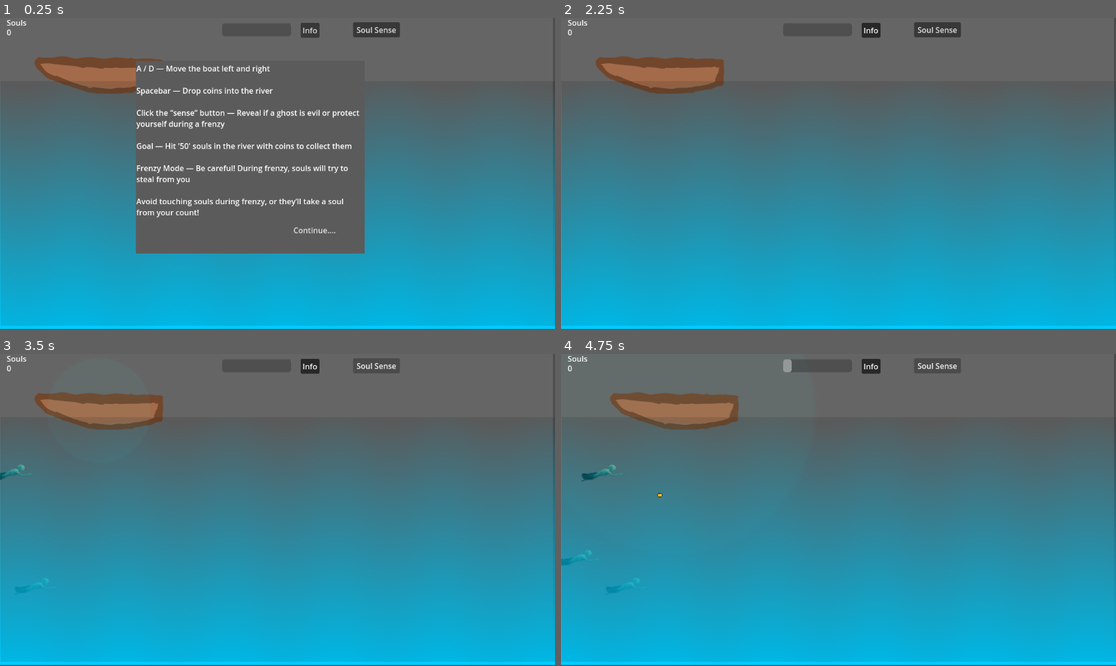
Above: before the commit, frames 1-4 (two rows, left to right).
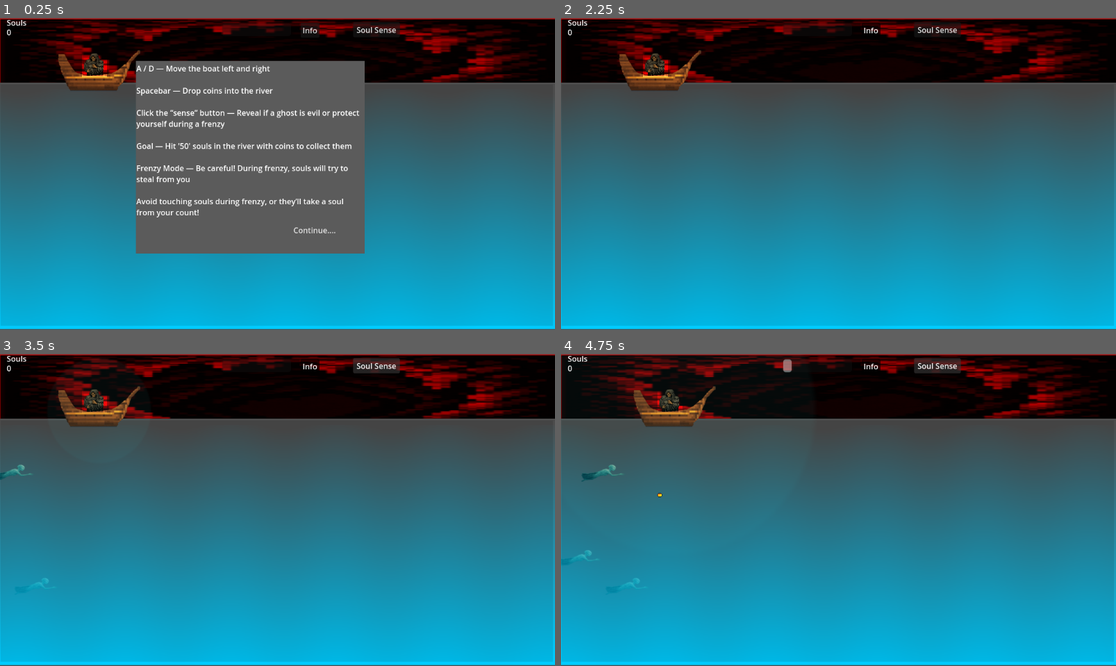
Above: after the commit, the same moments.

Repository: Latamata/PixelJam2025
Game: Godot game, scene res://scenes/game_scene.tscn
The game is run twice, just before and just after one commit, with the same random seed, the same clock (stepped at 60 frames per second) and the same inputs.
Inputs:
- Up to frame 1 (0.25 s): no input
- Up to frame 2 (2.25 s): click "Continue...." at 0.5 s; click "Info" at 1.25 s; click "Continue...." at 2 s
- Up to frame 3 (3.5 s): click "Soul Sense" at 2.75 s
- Up to frame 4 (4.75 s): tap Enter (ui_accept) at 3.5, 3.77, 4.52 s; hold Right (ui_right) 3.53-4.28 s; hold Left (ui_left) from 4.28 s (still down)

The runs differ from the first frame. In frame 1, 21% of the frame differs, in the area x 0-100%, y 0-99%; in frame 2, 27%; in frame 3, 26%; in frame 4, 25%.

Commit message:
FInal push
added sound and rest of art.

Diff:
--- a/scenes/Player.tscn
+++ b/scenes/Player.tscn
@@ -1,11 +1,12 @@
-[gd_scene load_steps=11 format=3 uid="uid://4gwbm386kfg2"]
+[gd_scene load_steps=14 format=3 uid="uid://4gwbm386kfg2"]
 
 [ext_resource type="Script" uid="uid://bqdxdwovveq63" path="res://scripts/player_script.gd" id="1_xhfnw"]
 [ext_resource type="Texture2D" uid="uid://4i8fsh7jehbf" path="res://assets/boat.png" id="2_kpjcp"]
+[ext_resource type="Texture2D" uid="uid://bd643c3dxrsmp" path="res://assets/ferryman.png" id="2_mdl7e"]
 [ext_resource type="Shader" uid="uid://b8vrakaw2oi7u" path="res://scripts/circle.gdshader" id="3_3li8b"]
 
 [sub_resource type="RectangleShape2D" id="RectangleShape2D_kpjcp"]
-size = Vector2(259.5, 31)
+size = Vector2(166, 40)
 
 [sub_resource type="ShaderMaterial" id="ShaderMaterial_mdl7e"]
 shader = ExtResource("3_3li8b")
@@ -126,16 +127,27 @@
 }
 
 [sub_resource type="RectangleShape2D" id="RectangleShape2D_3li8b"]
-size = Vector2(280, 84)
+size = Vector2(103, 35)
+
+[sub_resource type="Gradient" id="Gradient_mdl7e"]
+offsets = PackedFloat32Array(0.383117)
+colors = PackedColorArray(1, 1, 1, 1)
+
+[sub_resource type="GradientTexture1D" id="GradientTexture1D_qu4a1"]
+gradient = SubResource("Gradient_mdl7e")
 
 [node name="Player" type="CharacterBody2D"]
 script = ExtResource("1_xhfnw")
+
+[node name="Ferryman" type="Sprite2D" parent="."]
+position = Vector2(-9, -7)
+texture = ExtResource("2_mdl7e")
 
 [node name="Sprite2D" type="Sprite2D" parent="."]
 texture = ExtResource("2_kpjcp")
 
 [node name="CollisionShape2D" type="CollisionShape2D" parent="."]
-position = Vector2(0.75, -10.5)
+position = Vector2(0, -15)
 shape = SubResource("RectangleShape2D_kpjcp")
 
 [node name="sense_circle" type="Area2D" parent="."]
@@ -165,10 +177,15 @@
 collision_mask = 2
 
 [node name="CollisionShape2D" type="CollisionShape2D" parent="Area2D"]
-position = Vector2(7, 4)
+position = Vector2(-8.5, 25.5)
 shape = SubResource("RectangleShape2D_3li8b")
 
 [node name="sense_timer" type="Timer" parent="."]
+
+[node name="PointLight2D" type="PointLight2D" parent="."]
+position = Vector2(-9, -9)
+scale = Vector2(0.203125, 49)
+texture = SubResource("GradientTexture1D_qu4a1")
 
 [connection signal="body_entered" from="sense_circle" to="." method="_on_sense_circle_body_entered"]
 [connection signal="animation_finished" from="AnimationPlayer" to="." method="_on_animation_player_animation_finished"]
--- a/scenes/game_scene.tscn
+++ b/scenes/game_scene.tscn
@@ -1,10 +1,12 @@
-[gd_scene load_steps=7 format=3 uid="uid://bfe12plxxaikc"]
+[gd_scene load_steps=9 format=3 uid="uid://bfe12plxxaikc"]
 
 [ext_resource type="Script" uid="uid://dp71v1n2ewr2m" path="res://scripts/game_scene.gd" id="1_ycayy"]
 [ext_resource type="PackedScene" uid="uid://4gwbm386kfg2" path="res://scenes/Player.tscn" id="2_bw6k5"]
+[ext_resource type="Texture2D" uid="uid://msquiqgs4l0o" path="res://assets/background.png" id="2_rurhu"]
 [ext_resource type="PackedScene" uid="uid://cw1cevttxifhr" path="res://scenes/user_interface.tscn" id="2_y3j0m"]
 [ext_resource type="Shader" uid="uid://p4102l0ls83o" path="res://scripts/water.gdshader" id="3_y3j0m"]
 [ext_resource type="AudioStream" uid="uid://bjsqh0wrk5tcf" path="res://assets/coin-flip-88793.mp3" id="5_y3j0m"]
+[ext_resource type="AudioStream" uid="uid://bohkhm3m17gn" path="res://assets/ambiance.mp3" id="7_kk2rg"]
 
 [sub_resource type="ShaderMaterial" id="ShaderMaterial_mixcd"]
 shader = ExtResource("3_y3j0m")
@@ -16,7 +18,14 @@
 [node name="game_scene" type="Node2D"]
 script = ExtResource("1_ycayy")
 
+[node name="Background" type="Sprite2D" parent="."]
+modulate = Color(1, 0, 0, 1)
+position = Vector2(578, 69.5)
+scale = Vector2(3.32759, 0.658416)
+texture = ExtResource("2_rurhu")
+
 [node name="background" type="ColorRect" parent="."]
+visible = false
 offset_right = 1150.0
 offset_bottom = 646.0
 color = Color(0.423529, 0.423529, 0.423529, 0.784314)
@@ -28,7 +37,7 @@
 
 [node name="water" type="ColorRect" parent="."]
 material = SubResource("ShaderMaterial_mixcd")
-offset_top = 133.0
+offset_top = 149.0
 offset_right = 1155.0
 offset_bottom = 648.0
 
@@ -40,8 +49,8 @@
 
 [node name="water_ovelay" type="ColorRect" parent="."]
 offset_left = 3.0
-offset_top = 133.0
-offset_right = 1155.0
+offset_top = 140.0
+offset_right = 1150.0
 offset_bottom = 641.0
 color = Color(0, 0, 0, 0.105882)
 
@@ -58,6 +67,11 @@
 [node name="AudioStreamPlayer2D" type="AudioStreamPlayer2D" parent="."]
 stream = ExtResource("5_y3j0m")
 
+[node name="ambience" type="AudioStreamPlayer" parent="."]
+stream = ExtResource("7_kk2rg")
+autoplay = true
+parameters/looping = true
+
 [connection signal="cooldown_updated" from="Player" to="." method="_on_player_cooldown_updated"]
 [connection signal="timeout" from="Timer" to="." method="_on_timer_timeout"]
 [connection signal="sense_souls" from="user_interface" to="." method="_on_user_interface_sense_souls"]
--- a/scenes/soul.tscn
+++ b/scenes/soul.tscn
@@ -1,7 +1,8 @@
-[gd_scene load_steps=9 format=3 uid="uid://ffgqjx0bvb7x"]
+[gd_scene load_steps=10 format=3 uid="uid://ffgqjx0bvb7x"]
 
 [ext_resource type="Script" uid="uid://2e5ctvpoi6u" path="res://scripts/soul.gd" id="1_7iwn2"]
 [ext_resource type="Texture2D" uid="uid://20yqkk5rcegu" path="res://assets/soul.png" id="2_nq8dp"]
+[ext_resource type="AudioStream" uid="uid://7me887j31n76" path="res://assets/soul-steal-01-98129.mp3" id="3_dt1lx"]
 
 [sub_resource type="RectangleShape2D" id="RectangleShape2D_pyt2o"]
 size = Vector2(89, 37)
@@ -269,4 +270,7 @@
 energy = 0.0
 texture = ExtResource("2_nq8dp")
 
+[node name="soul_sound" type="AudioStreamPlayer2D" parent="."]
+stream = ExtResource("3_dt1lx")
+
 [connection signal="animation_finished" from="AnimationPlayer" to="." method="_on_animation_player_animation_finished"]
--- a/scripts/soul.gd
+++ b/scripts/soul.gd
@@ -38,7 +38,7 @@
 		animation_player.play('evil_rise')
 	else:
 		animation_player.play('rise_up')
-
+	$soul_sound.play()
 	if not attacking:
 		Globals.add_souls(1)
 	else:
Not shown, added: assets/ambiance.mp3.import
Not shown, added: assets/ambiance.wav.import
Binary file added: assets/background.png
Not shown, added: assets/background.png.import
Binary file changed: assets/boat.png
Binary file added: assets/ferryman.png
Not shown, added: assets/ferryman.png.import
Not shown, added: assets/soul-steal-01-98129.mp3.import
Not shown, added: assets/ambiance.mp3
Not shown, added: assets/soul-steal-01-98129.mp3
